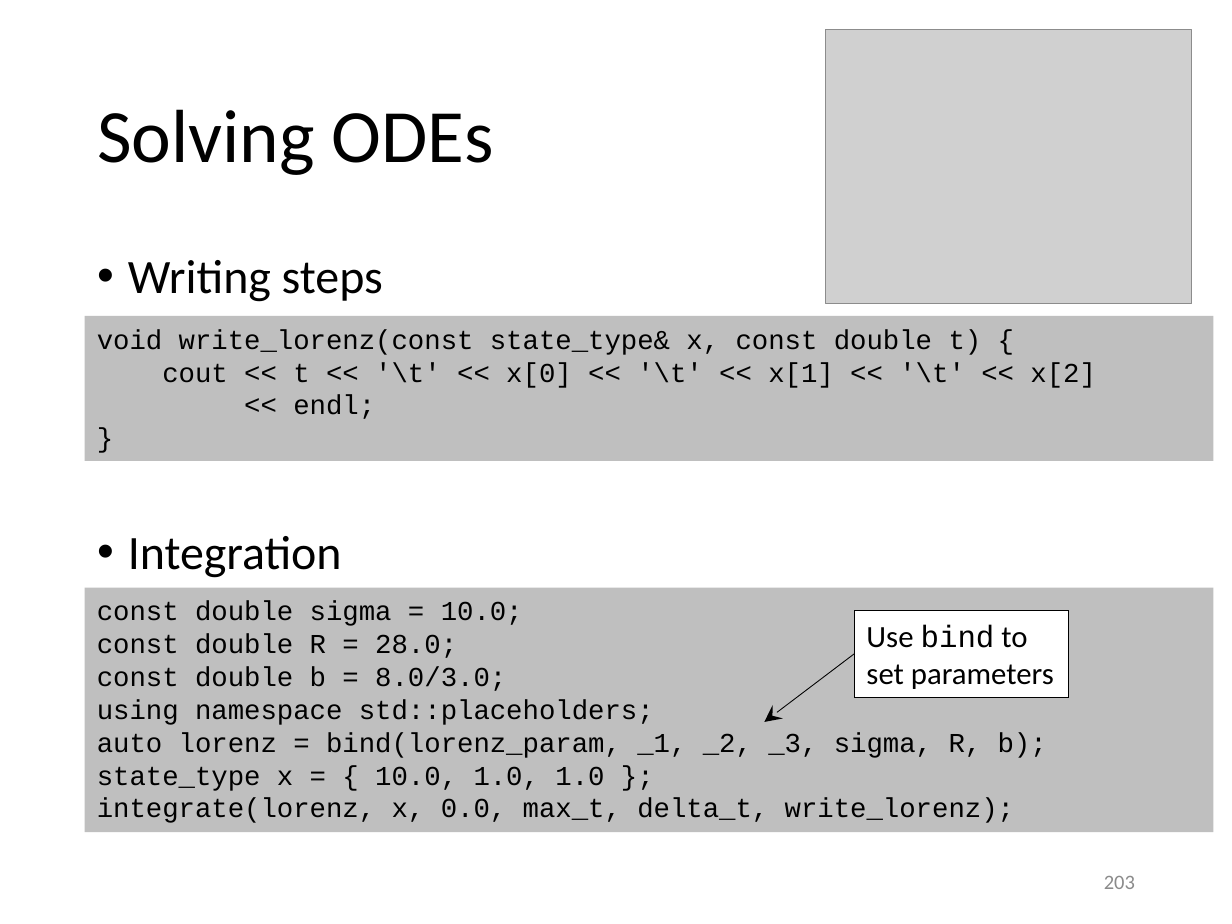
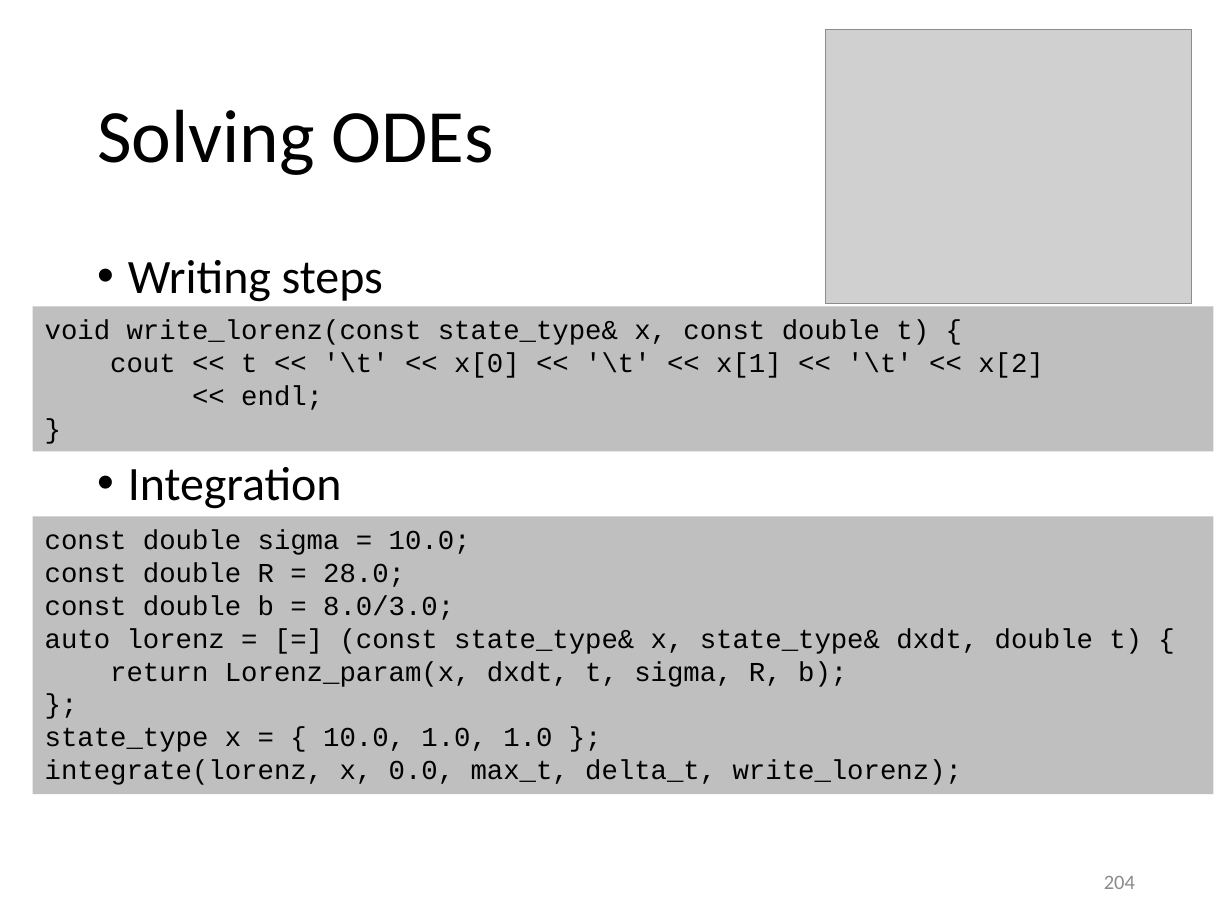
Before and after one commit to gjbex/Scientific-C-plus-plus, a slide deck: slide 204 of scientific_cpp.pptx (slide 203 before the commit). Drawn at 1232x924 pixels with LibreOffice and Linux fonts; fonts in the diff are those of the drawing; grey boxes stand for pictures. Boxes give left, top, right and bottom in pixels: in the first picture for what was removed or moved away, otherwise in the second. Text is boxed around its words. In the diff, an @@ line names an element or a change of style, - is before the commit and + after.

Commit message:
Update slides

```diff
--- a/scientific_cpp.pptx
+++ b/scientific_cpp.pptx
@@ text "Writing steps" rewrapped from (128,260,383,578) to (128,260,383,509) @@
@@ rectangle "void write_lorenz(const state_type& x, const ...": place and size @@
-rectangle "void write_lorenz(const state_type& x, const ..." at (85,315,1214,461)
+rectangle "void write_lorenz(const state_type& x, const ..." at (32,307,1212,452)
@@ rectangle "const double sigma = 10.0;": place and size @@
-rectangle "const double sigma = 10.0;" at (85,588,1214,833)
+rectangle "const double sigma = 10.0;" at (32,516,1212,795)
@@ text in rectangle at (45,628,1142,687): text changed @@
-using namespace std::placeholders;
-auto lorenz = bind(lorenz_param, _1, _2, _3, sigma, R, b);
+auto lorenz = [=] (const state_type& x, state_type& dxdt, double t) {
+return Lorenz_param(x, dxdt, t, sigma, R, b);
+};
@@ rectangle removed at (854,610,1068,697) @@
-Use bind to
-set parameters
@@ arrow removed from (854, 654) to (764, 722) @@
@@ page number at (1104,876,1135,889): text changed @@
-203
+204
```
Also in this commit, not shown: 18 other slides changed, 1 slide added.
